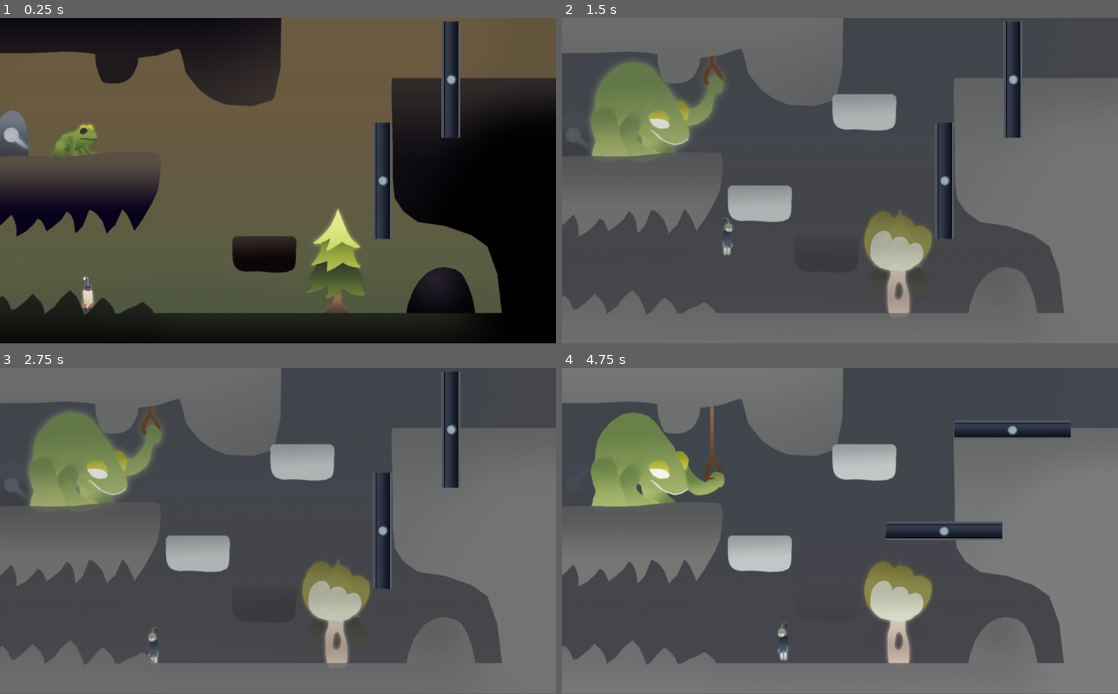
Above: before the commit, frames 1-4 (two rows, left to right).
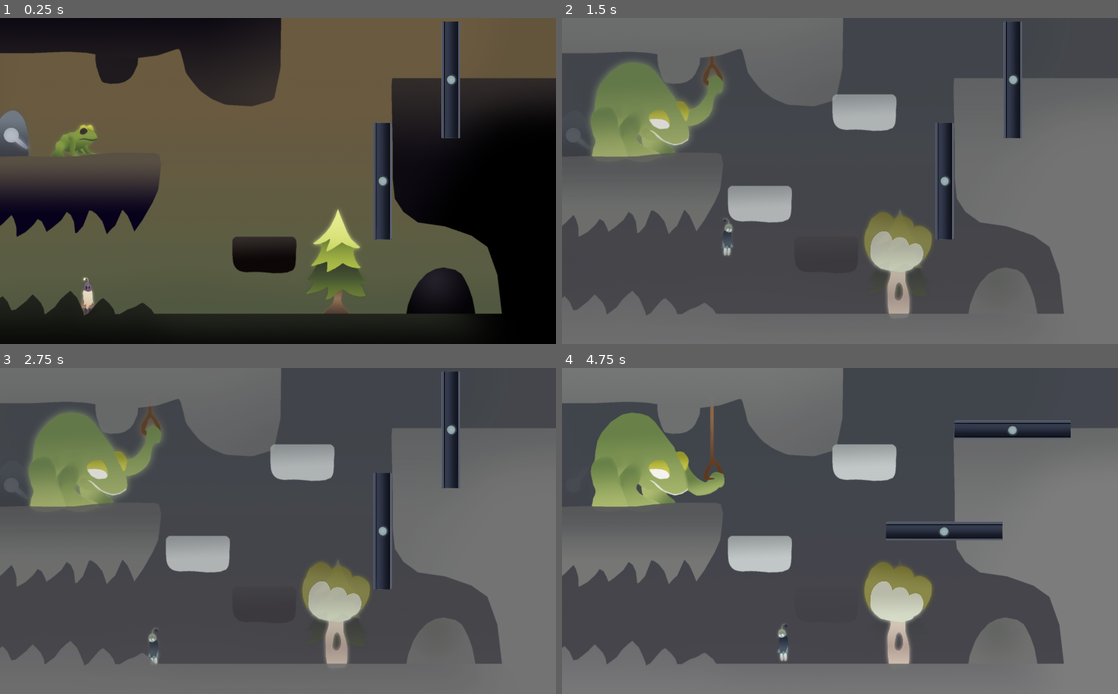
Above: after the commit, the same moments.

Repository: Dimension-Omega/misty-marshes
Game: Godot game, scene res://data/main/Main.tscn
The game is run twice, just before and just after one commit, with the same random seed, the same clock (stepped at 60 frames per second) and the same inputs.
Inputs:
- Up to frame 1 (0.25 s): no input
- Up to frame 2 (1.5 s): tap Enter at 0.5 s; hold Space (duality) 0.53-1.28 s; hold Right (right) from 0.53 s (still down); tap Up (jump) at 0.77 s; tap 1 at 1.35 s
- Up to frame 3 (2.75 s): tap Up (jump) at 1.52 s; release Right (right) at 2.03 s; hold A (left) from 2.03 s (still down); tap 2 at 2.1 s
- Up to frame 4 (4.75 s): release A (left) at 2.78 s; hold Right (right) 2.78-4.28 s; tap I at 2.85 s; tap Up (jump) at 3.02, 3.77, 4.52 s; tap 0 at 3.6 s; hold A (left) from 4.28 s (still down); tap Space (duality) at 4.35 s
In our replay, the window is 800x468 before the commit and 800x469 after it. These sizes can differ from the game's own. Grey fills any space a smaller window leaves; there, only what the larger window draws over its background counts as a difference.

The runs differ from the first frame. In frame 1, 0.4% of the frame differs, in the area x 0-91%, y 20-92%; in frame 2, 0.2%; in frame 3, 0.2%; in frame 4, 0.5%, in the area x 2-92%, y 16-91%.

Commit message:
intro

Diff:
--- /dev/null
+++ b/data/intro/Intro.tscn
@@ -0,0 +1,325 @@
+[gd_scene load_steps=12 format=2]
+
+[ext_resource path="res://data/intro/intro_villain_pose_1.png" type="Texture" id=1]
+[ext_resource path="res://data/intro/intro_bg.png" type="Texture" id=2]
+[ext_resource path="res://data/intro/grey_universe_pose_1.png" type="Texture" id=3]
+[ext_resource path="res://data/intro/intro_villain_pose_2.png" type="Texture" id=4]
+[ext_resource path="res://data/intro/grey_universe_pose_2.png" type="Texture" id=5]
+[ext_resource path="res://data/intro/white_universe.png" type="Texture" id=6]
+[ext_resource path="res://data/intro/black_universe.png" type="Texture" id=7]
+[ext_resource path="res://data/intro/intro_white.png" type="Texture" id=8]
+
+[sub_resource type="SpriteFrames" id=1]
+animations = [ {
+"frames": [ ExtResource( 3 ), ExtResource( 5 ) ],
+"loop": true,
+"name": "default",
+"speed": 2.0
+} ]
+
+[sub_resource type="Animation" id=2]
+length = 0.001
+tracks/0/type = "value"
+tracks/0/path = NodePath("IntroVillainPose1:scale")
+tracks/0/interp = 1
+tracks/0/loop_wrap = true
+tracks/0/imported = false
+tracks/0/enabled = true
+tracks/0/keys = {
+"times": PoolRealArray( 0 ),
+"transitions": PoolRealArray( 1 ),
+"update": 0,
+"values": [ Vector2( 1, 1 ) ]
+}
+tracks/1/type = "value"
+tracks/1/path = NodePath("IntroVillainPose1:self_modulate")
+tracks/1/interp = 1
+tracks/1/loop_wrap = true
+tracks/1/imported = false
+tracks/1/enabled = true
+tracks/1/keys = {
+"times": PoolRealArray( 0 ),
+"transitions": PoolRealArray( 1 ),
+"update": 0,
+"values": [ Color( 1, 1, 1, 1 ) ]
+}
+tracks/2/type = "value"
+tracks/2/path = NodePath("IntroVillainPose1:rotation_degrees")
+tracks/2/interp = 1
+tracks/2/loop_wrap = true
+tracks/2/imported = false
+tracks/2/enabled = true
+tracks/2/keys = {
+"times": PoolRealArray( 0 ),
+"transitions": PoolRealArray( 1 ),
+"update": 0,
+"values": [ 0.0 ]
+}
+tracks/3/type = "value"
+tracks/3/path = NodePath("IntroVillainPose1:position")
+tracks/3/interp = 1
+tracks/3/loop_wrap = true
+tracks/3/imported = false
+tracks/3/enabled = true
+tracks/3/keys = {
+"times": PoolRealArray( 0 ),
+"transitions": PoolRealArray( 1 ),
+"update": 0,
+"values": [ Vector2( -25, 264 ) ]
+}
+tracks/4/type = "value"
+tracks/4/path = NodePath("IntroVillainPose2:self_modulate")
+tracks/4/interp = 1
+tracks/4/loop_wrap = true
+tracks/4/imported = false
+tracks/4/enabled = true
+tracks/4/keys = {
+"times": PoolRealArray( 0 ),
+"transitions": PoolRealArray( 1 ),
+"update": 0,
+"values": [ Color( 1, 1, 1, 0 ) ]
+}
+tracks/5/type = "value"
+tracks/5/path = NodePath("BlackUniverse:self_modulate")
+tracks/5/interp = 1
+tracks/5/loop_wrap = true
+tracks/5/imported = false
+tracks/5/enabled = true
+tracks/5/keys = {
+"times": PoolRealArray( 0 ),
+"transitions": PoolRealArray( 1 ),
+"update": 0,
+"values": [ Color( 1, 1, 1, 0 ) ]
+}
+tracks/6/type = "value"
+tracks/6/path = NodePath("BlackUniverse:position")
+tracks/6/interp = 1
+tracks/6/loop_wrap = true
+tracks/6/imported = false
+tracks/6/enabled = true
+tracks/6/keys = {
+"times": PoolRealArray( 0 ),
+"transitions": PoolRealArray( 1 ),
+"update": 0,
+"values": [ Vector2( 38, 342 ) ]
+}
+tracks/7/type = "value"
+tracks/7/path = NodePath("WhiteUniverse:self_modulate")
+tracks/7/interp = 1
+tracks/7/loop_wrap = true
+tracks/7/imported = false
+tracks/7/enabled = true
+tracks/7/keys = {
+"times": PoolRealArray( 0 ),
+"transitions": PoolRealArray( 1 ),
+"update": 0,
+"values": [ Color( 1, 1, 1, 0 ) ]
+}
+tracks/8/type = "value"
+tracks/8/path = NodePath("WhiteUniverse:position")
+tracks/8/interp = 1
+tracks/8/loop_wrap = true
+tracks/8/imported = false
+tracks/8/enabled = true
+tracks/8/keys = {
+"times": PoolRealArray( 0 ),
+"transitions": PoolRealArray( 1 ),
+"update": 0,
+"values": [ Vector2( -38.0001, 337 ) ]
+}
+tracks/9/type = "value"
+tracks/9/path = NodePath("IntroWhite:self_modulate")
+tracks/9/interp = 1
+tracks/9/loop_wrap = true
+tracks/9/imported = false
+tracks/9/enabled = true
+tracks/9/keys = {
+"times": PoolRealArray( 0 ),
+"transitions": PoolRealArray( 1 ),
+"update": 0,
+"values": [ Color( 1, 1, 1, 0 ) ]
+}
+
+[sub_resource type="Animation" id=3]
+resource_name = "intro"
+length = 20.0
+tracks/0/type = "value"
+tracks/0/path = NodePath("IntroVillainPose1:scale")
+tracks/0/interp = 1
+tracks/0/loop_wrap = true
+tracks/0/imported = false
+tracks/0/enabled = true
+tracks/0/keys = {
+"times": PoolRealArray( 0, 2, 6 ),
+"transitions": PoolRealArray( 1, 1, 1 ),
+"update": 0,
+"values": [ Vector2( 0.5, 0.5 ), Vector2( 0.5, 0.5 ), Vector2( 1, 1 ) ]
+}
+tracks/1/type = "value"
+tracks/1/path = NodePath("IntroVillainPose1:self_modulate")
+tracks/1/interp = 1
+tracks/1/loop_wrap = true
+tracks/1/imported = false
+tracks/1/enabled = true
+tracks/1/keys = {
+"times": PoolRealArray( 0, 2, 6, 7.7, 8, 10.2, 10.7, 13 ),
+"transitions": PoolRealArray( 1, 1, 1, 1, 1, 1, 1, 1 ),
+"update": 0,
+"values": [ Color( 1, 1, 1, 0 ), Color( 1, 1, 1, 0 ), Color( 1, 1, 1, 1 ), Color( 1, 1, 1, 1 ), Color( 1, 1, 1, 0 ), Color( 1, 1, 1, 0 ), Color( 1, 1, 1, 0.701961 ), Color( 1, 1, 1, 0 ) ]
+}
+tracks/2/type = "value"
+tracks/2/path = NodePath("IntroVillainPose1:rotation_degrees")
+tracks/2/interp = 1
+tracks/2/loop_wrap = true
+tracks/2/imported = false
+tracks/2/enabled = true
+tracks/2/keys = {
+"times": PoolRealArray( 0, 2 ),
+"transitions": PoolRealArray( 1, 1 ),
+"update": 0,
+"values": [ 0.0, 0.0 ]
+}
+tracks/3/type = "value"
+tracks/3/path = NodePath("IntroVillainPose1:position")
+tracks/3/interp = 1
+tracks/3/loop_wrap = true
+tracks/3/imported = false
+tracks/3/enabled = true
+tracks/3/keys = {
+"times": PoolRealArray( 0, 2, 6 ),
+"transitions": PoolRealArray( 1, 1, 1 ),
+"update": 0,
+"values": [ Vector2( -25, 264 ), Vector2( -25, 264 ), Vector2( 0, 0 ) ]
+}
+tracks/4/type = "value"
+tracks/4/path = NodePath("IntroVillainPose2:self_modulate")
+tracks/4/interp = 1
+tracks/4/loop_wrap = true
+tracks/4/imported = false
+tracks/4/enabled = true
+tracks/4/keys = {
+"times": PoolRealArray( 0, 7.7, 8, 10.2, 10.7 ),
+"transitions": PoolRealArray( 1, 1, 1, 1, 1 ),
+"update": 0,
+"values": [ Color( 1, 1, 1, 0 ), Color( 1, 1, 1, 0 ), Color( 1, 1, 1, 1 ), Color( 1, 1, 1, 1 ), Color( 1, 1, 1, 0 ) ]
+}
+tracks/5/type = "value"
+tracks/5/path = NodePath("grey_universe:self_modulate")
+tracks/5/interp = 1
+tracks/5/loop_wrap = true
+tracks/5/imported = false
+tracks/5/enabled = true
+tracks/5/keys = {
+"times": PoolRealArray( 0.2, 7.7, 8 ),
+"transitions": PoolRealArray( 1, 1, 1 ),
+"update": 0,
+"values": [ Color( 1, 1, 1, 1 ), Color( 1, 1, 1, 1 ), Color( 1, 1, 1, 0 ) ]
+}
+tracks/6/type = "value"
+tracks/6/path = NodePath("BlackUniverse:self_modulate")
+tracks/6/interp = 1
+tracks/6/loop_wrap = true
+tracks/6/imported = false
+tracks/6/enabled = true
+tracks/6/keys = {
+"times": PoolRealArray( 0, 10.2, 10.7 ),
+"transitions": PoolRealArray( 1, 1, 1 ),
+"update": 0,
+"values": [ Color( 1, 1, 1, 0 ), Color( 1, 1, 1, 0 ), Color( 1, 1, 1, 1 ) ]
+}
+tracks/7/type = "value"
+tracks/7/path = NodePath("BlackUniverse:position")
+tracks/7/interp = 1
+tracks/7/loop_wrap = true
+tracks/7/imported = false
+tracks/7/enabled = true
+tracks/7/keys = {
+"times": PoolRealArray( 0, 10.2, 15 ),
+"transitions": PoolRealArray( 1, 1, 1 ),
+"update": 0,
+"values": [ Vector2( 38, 342 ), Vector2( 38, 342 ), Vector2( 400, 342 ) ]
+}
+tracks/8/type = "value"
+tracks/8/path = NodePath("WhiteUniverse:self_modulate")
+tracks/8/interp = 1
+tracks/8/loop_wrap = true
+tracks/8/imported = false
+tracks/8/enabled = true
+tracks/8/keys = {
+"times": PoolRealArray( 0, 10.2, 10.6 ),
+"transitions": PoolRealArray( 1, 1, 1 ),
+"update": 0,
+"values": [ Color( 1, 1, 1, 0 ), Color( 1, 1, 1, 0 ), Color( 1, 1, 1, 1 ) ]
+}
+tracks/9/type = "value"
+tracks/9/path = NodePath("WhiteUniverse:position")
+tracks/9/interp = 1
+tracks/9/loop_wrap = true
+tracks/9/imported = false
+tracks/9/enabled = true
+tracks/9/keys = {
+"times": PoolRealArray( 0, 10.1, 15 ),
+"transitions": PoolRealArray( 1, 1, 1 ),
+"update": 0,
+"values": [ Vector2( -38.0001, 337 ), Vector2( -38.0001, 337 ), Vector2( -400, 337 ) ]
+}
+tracks/10/type = "value"
+tracks/10/path = NodePath("IntroWhite:self_modulate")
+tracks/10/interp = 1
+tracks/10/loop_wrap = true
+tracks/10/imported = false
+tracks/10/enabled = true
+tracks/10/keys = {
+"times": PoolRealArray( 0, 11.5, 12.7, 14.9 ),
+"transitions": PoolRealArray( 1, 1, 1, 1 ),
+"update": 0,
+"values": [ Color( 1, 1, 1, 0 ), Color( 1, 1, 1, 0 ), Color( 1, 1, 1, 0 ), Color( 1, 1, 1, 1 ) ]
+}
+
+[node name="Intro" type="Node2D"]
+
+[node name="IntroBg" type="Sprite" parent="."]
+position = Vector2( 0, 11 )
+texture = ExtResource( 2 )
+
+[node name="IntroVillainPose1" type="Sprite" parent="."]
+position = Vector2( -25, 264 )
+texture = ExtResource( 1 )
+
+[node name="Camera2D" type="Camera2D" parent="."]
+position = Vector2( 0, 32 )
+current = true
+zoom = Vector2( 1.7, 1.7 )
+
+[node name="grey_universe" type="AnimatedSprite" parent="."]
+self_modulate = Color( 1, 1, 1, 0 )
+position = Vector2( -7, 342 )
+frames = SubResource( 1 )
+frame = 1
+playing = true
+
+[node name="IntroVillainPose2" type="Sprite" parent="."]
+self_modulate = Color( 1, 1, 1, 0 )
+texture = ExtResource( 4 )
+
+[node name="AnimationPlayer" type="AnimationPlayer" parent="."]
+autoplay = "intro"
+anims/RESET = SubResource( 2 )
+anims/intro = SubResource( 3 )
+
+[node name="WhiteUniverse" type="Sprite" parent="."]
+self_modulate = Color( 1, 1, 1, 0 )
+position = Vector2( -38.0001, 337 )
+scale = Vector2( 0.7, 0.7 )
+texture = ExtResource( 6 )
+
+[node name="BlackUniverse" type="Sprite" parent="."]
+self_modulate = Color( 1, 1, 1, 0 )
+position = Vector2( 38, 342 )
+scale = Vector2( 0.7, 0.7 )
+texture = ExtResource( 7 )
+
+[node name="IntroWhite" type="Sprite" parent="."]
+self_modulate = Color( 1, 1, 1, 0 )
+position = Vector2( 0, 11 )
+texture = ExtResource( 8 )
--- a/project.godot
+++ b/project.godot
@@ -23,6 +23,10 @@
 config/name="MistyMarshes"
 run/main_scene="res://data/main/Main.tscn"
 config/icon="res://icon.png"
+
+[display]
+
+window/stretch/mode="2d"
 
 [input]
 
Binary file added: data/intro/black_universe.png
Not shown, added: data/intro/black_universe.png.import
Binary file added: data/intro/grey_universe_pose_1.png
Not shown, added: data/intro/grey_universe_pose_1.png.import
Binary file added: data/intro/grey_universe_pose_2.png
Not shown, added: data/intro/grey_universe_pose_2.png.import
Binary file added: data/intro/intro_bg.png
Not shown, added: data/intro/intro_bg.png.import
Binary file added: data/intro/intro_villain_pose_1.png
Not shown, added: data/intro/intro_villain_pose_1.png.import
Binary file added: data/intro/intro_villain_pose_2.png
Not shown, added: data/intro/intro_villain_pose_2.png.import
(and 4 more such lines)
